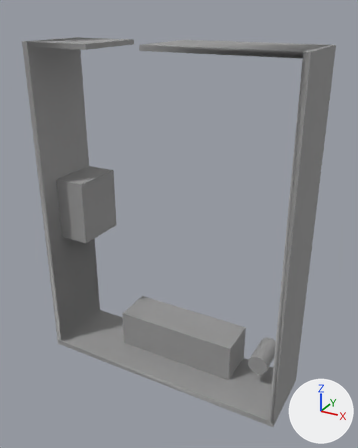
Before and after pictures for a commit that changed the COLLADA model turtlebot_ws/src/turtlebot3_simulations/turtlebot3_gazebo/models/room/meshes/IEC_room.dae.
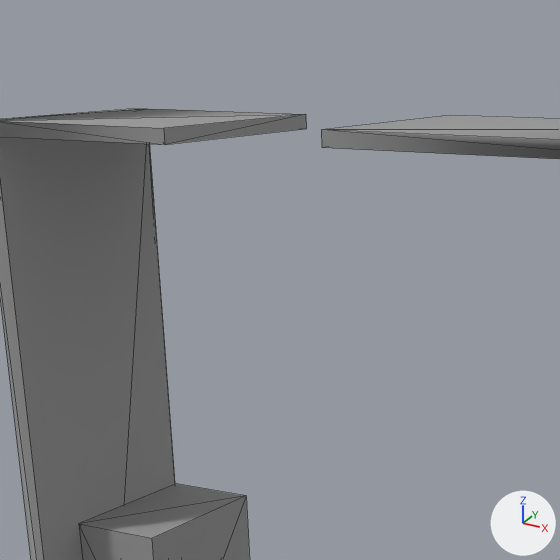
Each version appears first whole from a 50 mm camera at (2860.0, -6463.0, 3500.0) aimed at (-397.0, -541.0, 539.0), and next in a close-up on the part from 8% to 62% of the width and 0% to 43% of the height. The lights are fixed; the arrows at lower right show +X, +Y and +Z. The close-ups show mesh edges as thin lines.

Names of what the first close-up shows: '<STL_BINARY>'.
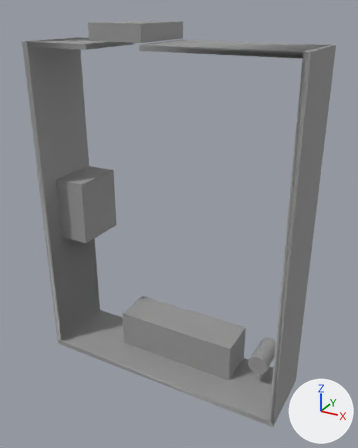
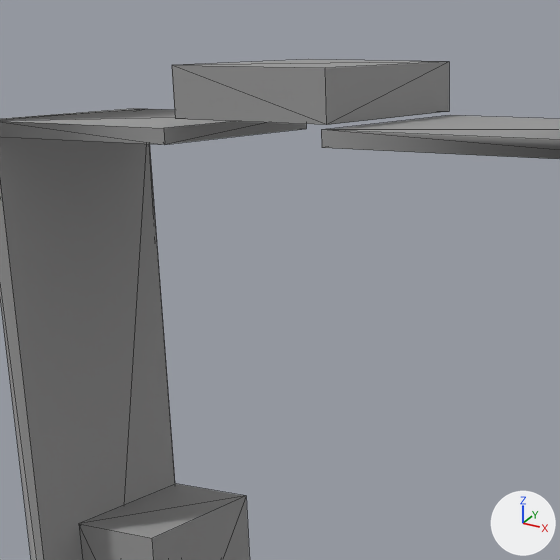
The edits, one by one:
me_meshid0_name has 96 vertices, 184 faces and spans x -2541.0..1462.0, y -1131.0..0.0, z -2018.0..3074.0.
me_meshid0_name is used by ob_stl_binary; location (0.0, 0.0, 0.0).
me_meshid0_name part 1: a new loose piece, a box spanning x -1417.0..-626.0, y -1078.0..-9.0, z 3091.0..3310.0, in mat_m0defaultmaterial (grey #999999).

Where the change shows, as pixel boxes (x1, y1, x2, y2) in the close-ups (560 x 560 px):
'<STL_BINARY>', reshaped: before (0, 108, 560, 560); after (0, 59, 560, 560)
part 1 of me_meshid0_name, added: after (172, 59, 449, 125)
